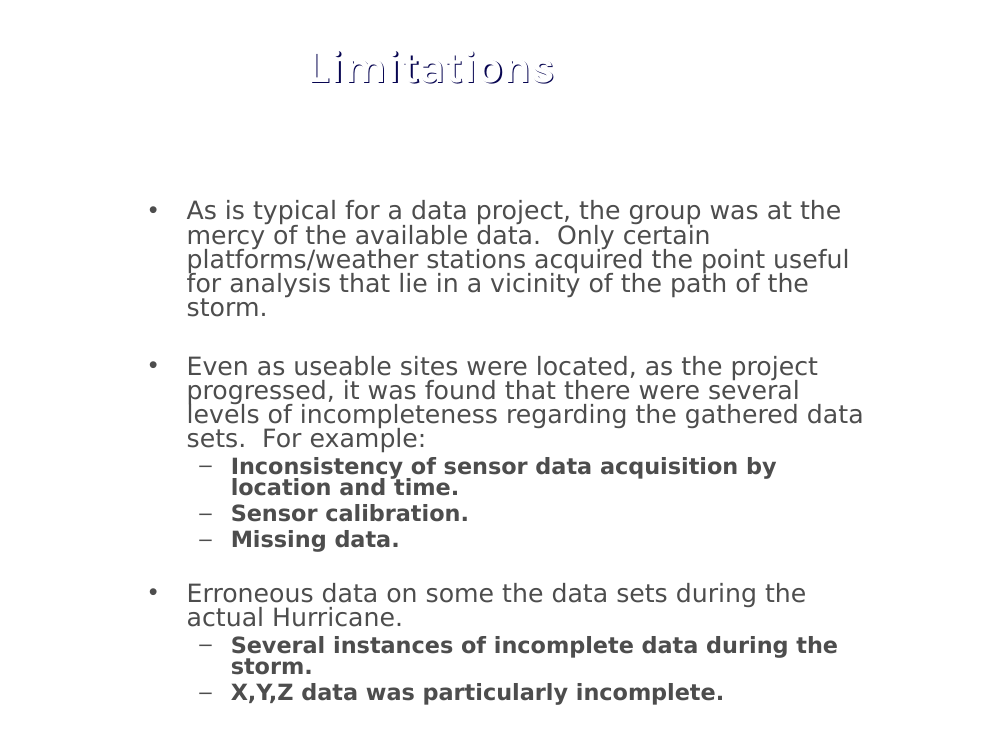
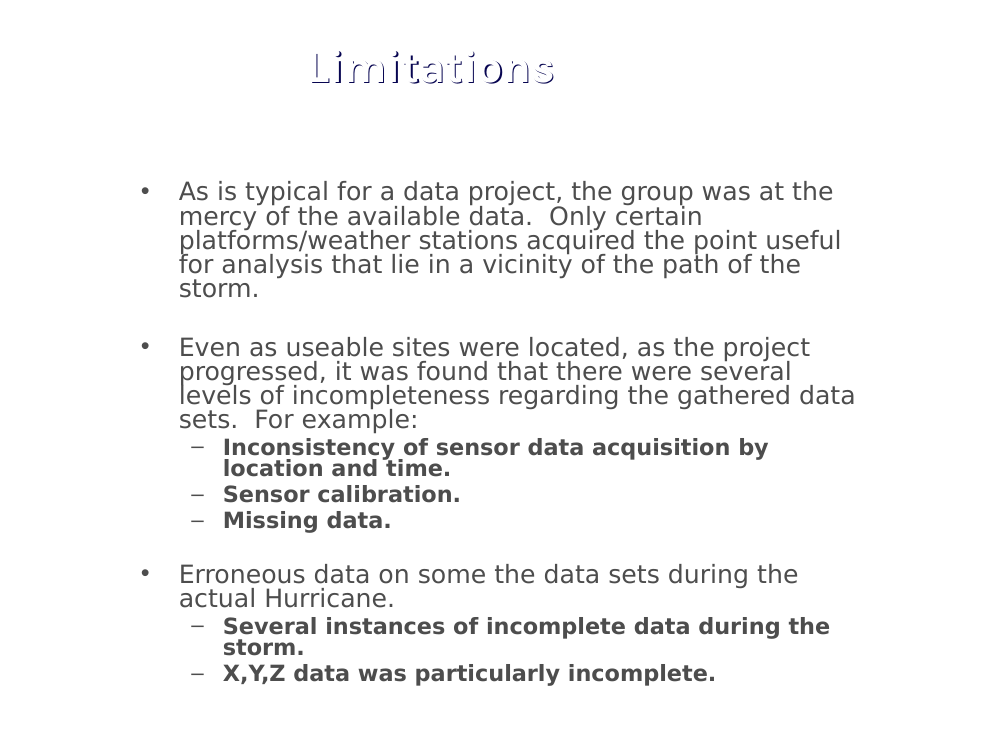
Before and after one commit to j1-aggie/Hurricane_Harvey_Analysis, a slide deck: slide 12 of Final Presentation__RobAdditions.pptx. Drawn at 1008x756 pixels with LibreOffice and Linux fonts; fonts in the diff are those of the drawing; background and template pictures are left out. Boxes give left, top, right and bottom in pixels: in the first picture for what was removed or moved away, otherwise in the second. Text is boxed around its words. In the diff, an @@ line names an element or a change of style, - is before the commit and + after.

```diff
--- a/Final Presentation__RobAdditions.pptx
+++ b/Final Presentation__RobAdditions.pptx
@@ text "As is typical for a ...": place and size @@
-text "As is typical for a ..." at [187,200,864,705]
+text "As is typical for a ..." at [179,181,856,686]
```
Also in this commit, not shown: 2 other slides changed, 6 other files.
